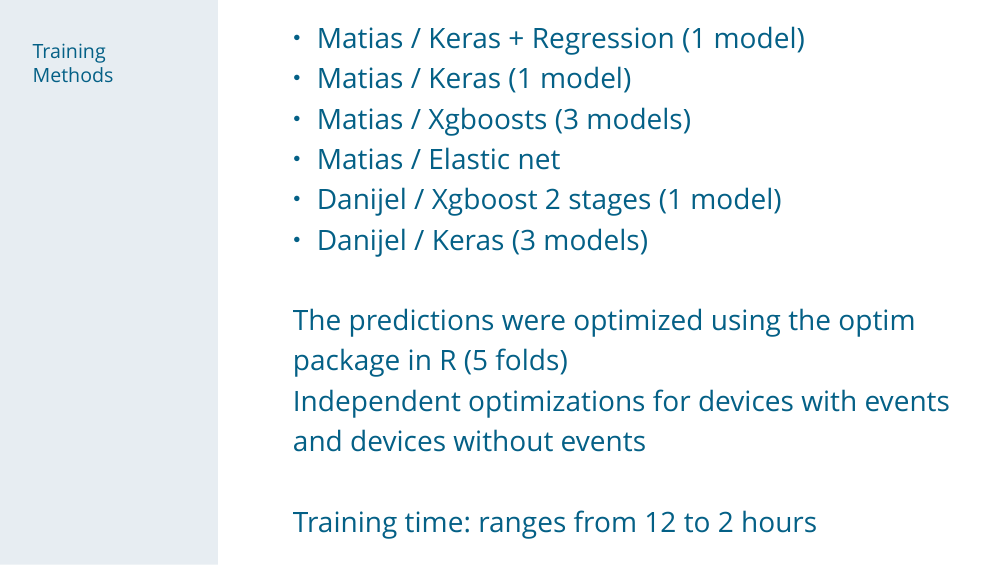
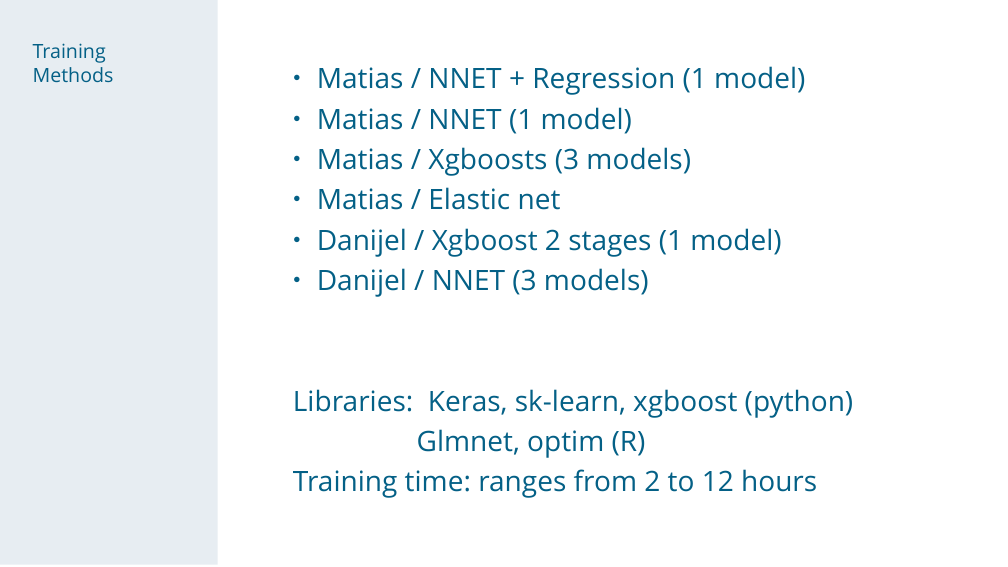
Before and after one commit to chechir/talking_data, a slide deck: slide 11 of brussels/deck_overview_detail.odp (slide 15 before the commit). Drawn at 1008x567 pixels with LibreOffice and Linux fonts; fonts in the diff are those of the drawing. Boxes give left, top, right and bottom in pixels: in the first picture for what was removed or moved away, otherwise in the second. Text is boxed around its words. In the diff, an @@ line names an element or a change of style, - is before the commit and + after.

Commit message:
updated deck

```diff
--- a/brussels/deck_overview_detail.odp
+++ b/brussels/deck_overview_detail.odp
@@ text at (x1=317, y1=66, x2=805, y2=134): text changed @@
-● Matias / Keras + Regression (1 model)
-● Matias / Keras (1 model)
+● Matias / NNET + Regression (1 model)
+● Matias / NNET (1 model)
@@ text at (x1=293, y1=268, x2=853, y2=498): text changed @@
-● Danijel / Keras (3 models)
-The predictions were optimized using the optim package in R (5 folds)
-Independent optimizations for devices with events and devices without events
-Training time: ranges from 12 to 2 hours
+● Danijel / NNET (3 models)
+Libraries: Keras, sk-learn, xgboost (python)
+Glmnet, optim (R)
+Training time: ranges from 2 to 12 hours
```
Also in this commit, not shown: 7 other slides changed, 3 slides added, 5 slides removed, 1 other file.
